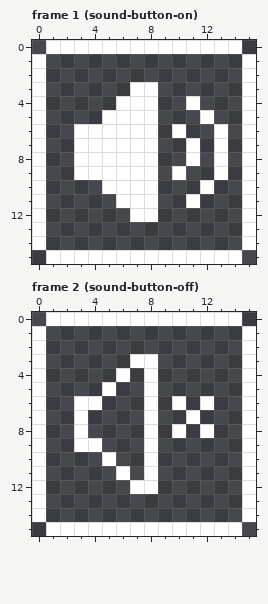
File history of a pixel-art file, assets/art/ui/sound-button.aseprite. The first picture shows the starting point.
16x16 pixels, 2 frames. Shown: frame 1 (sound-button-on), frame 2 (sound-button-off).
The result:
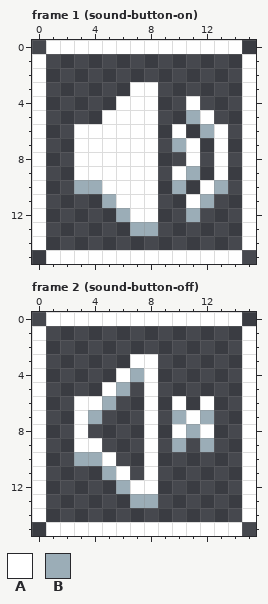
Palette (. is transparent): A #ffffff  B #9badb7
The author wrote: added mute music button to pause display and added better "Paused" text
From old to new:
Frame 1 (sound-button-on):
Colour B is added in row 5 at x 11; in row 6 at x 12; in row 7 at x 10; in row 9 at x 11; in row 10 at x 3 to 4, 10 and 13; in row 11 at x 5 and 12.
Colour B is added in row 12 at x 6 and 11; in row 13 at x 7 to 8.
Frame 2 (sound-button-off):
Colour B is added in row 4 at x 7; in row 5 at x 6; in row 6 at x 5; in row 7 at x 4, 10 and 12; in row 8 at x 11; in row 9 at x 10 and 12.
Colour B is added in row 10 at x 3 to 4; in row 11 at x 5; in row 12 at x 6; in row 13 at x 7 to 8.
